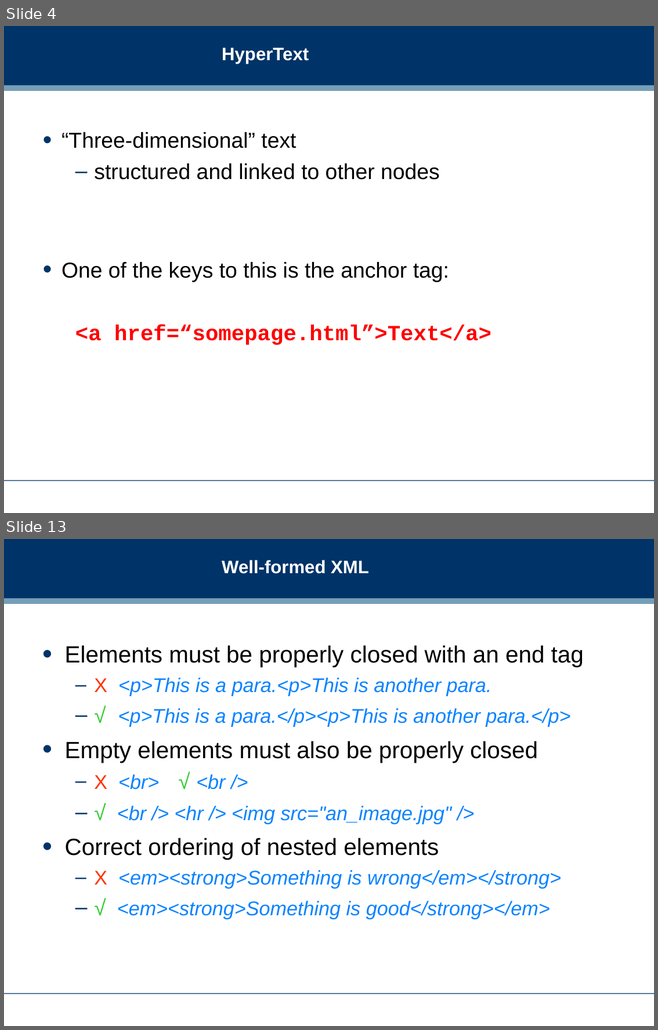
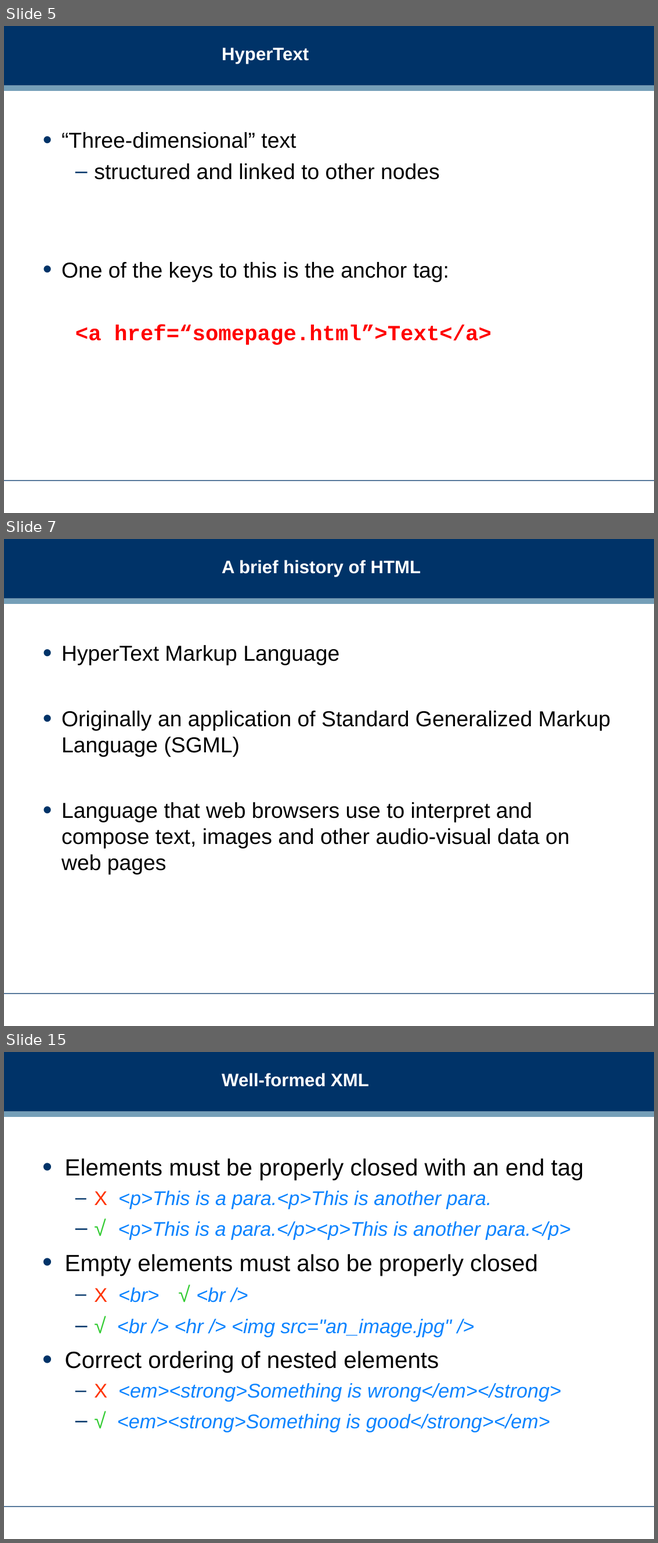
Before and after one commit to dreamind/ix, a slide deck: lectures/presenting-data/html.ppt. Shown one above the other, each under a label of ours: slides 4 and 13 before the commit, slides 5, 7 and 15 after it; the slides between them are not shown. The pictures are 658x1030 and 658x1543 pixels, drawn with LibreOffice and Linux fonts; fonts in the diff are those of the drawing; background and template pictures are left out. Boxes give left, top, right and bottom in pixels: in the first picture for what was removed or moved away, otherwise in the second. Text is boxed around its words. In the diff, an @@ line names an element or a change of style, - is before the commit and + after.

Commit message:
Updating HTML slides and landing page

```diff
--- a/lectures/presenting-data/html.ppt
+++ b/lectures/presenting-data/html.ppt
@@ slide 7 added at (4,539,654,1026), background #FFFFFF; not listed: 3 template elements that a slide beside it also shows @@
@@ title added at (221,560,420,577), 20 pt, text #FFFFFF, bold @@
+A brief history of HTML
@@ text added at (61,645,610,874), 24 pt, text #000000 @@
+• HyperText Markup Language
+• Originally an application of Standard Generalized Markup Language (SGML)
+• Language that web browsers use to interpret and compose text, images and other audio-visual data on web pages
@@ what was slide 4 is now slide 5 @@
@@ what was slide 13 is now slide 15 @@
```
Also in this commit, not shown: 10 slides changed, 5 other slides added, 3 slides removed, 1 other file.
